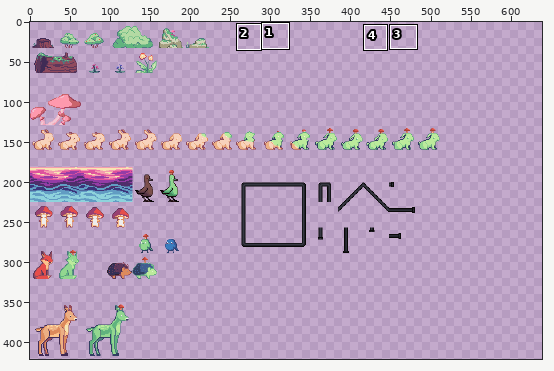
Two versions of one sprite sheet, Sprites/props/props.png. The picture above shows the old version from afar; the outline marks the close-up.
Close-up. Before the commit:
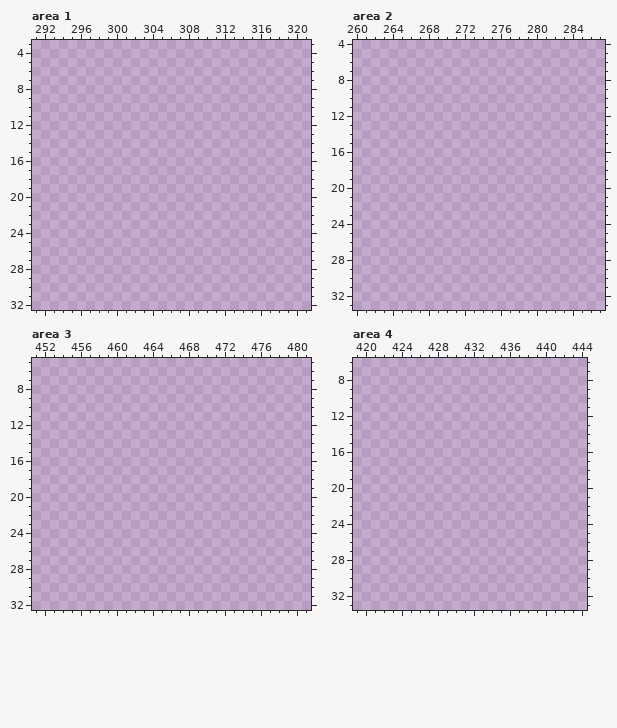
The file is 512x512 pixels. Pixels under 10% opacity are left out. Colours within 5 levels of each other are drawn and written as one. Shown: area 1: x 291..321, y 3..32; area 2: x 260..287, y 4..33; area 3: x 451..481, y 5..32; area 4: x 419..444, y 6..33. The old version is drawn lined up with the new one, on the new canvas. The wide view leaves out empty margins. The commit also changed other parts of the picture, which this record leaves out.
Palette (. is transparent): 
The result:
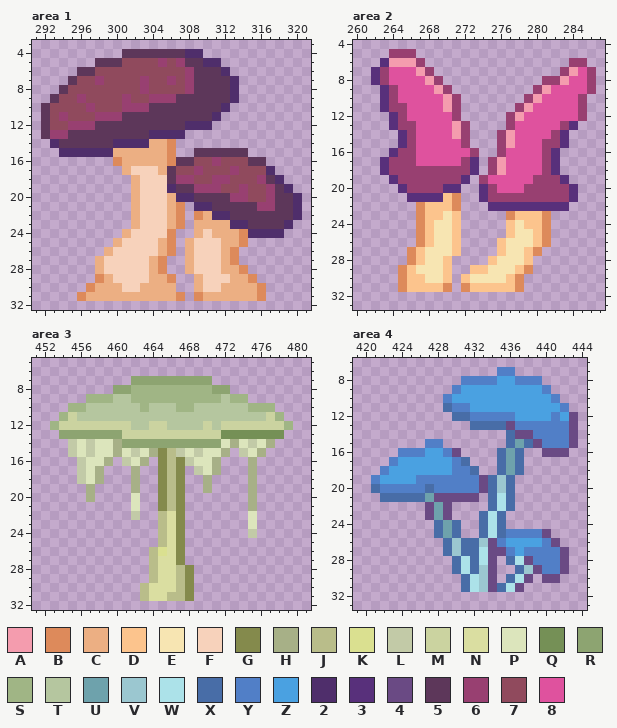
Colours new in this view: A #f49cae  B #dd8a5b  C #ecaf83  D #fcc48d  E #f7e5b2  F #f7d2bb  G #848a4c  H #a7b087  J #b9bd8a  K #dae090  L #c2caa7  M #cbd3a0  N #dadea1  P #dce5bc  Q #759056  R #8da471  S #a0b585  T #b5c69f  U #6ea2ac  V #9bc7d0  W #ace2e9  X #486da7  Y #517fc7  Z #4aa1e1  2 #4f2e6b  3 #58307b  4 #6a4a84  5 #5d375a  6 #984071  7 #904a5d  8 #df529e
Diff:
canvas 512x512 -> 1080x512
Changed rows in their new state; - is an unchanged pixel.
Area 1:
first column x 292:
 4 ---------555555522-----------
 5 ------55577776765522---------
 6 ----55777777777765552--------
 7 ---5776777767767655552-------
 8 --57777777767777655552-------
 9 -577677776776665555552-------
10 577776777666555555552--------
11 57677766655555555552---------
12 5776665555555555222----------
13 5665555555552222-------------
14 -25555552222CCB--------------
15 --222222CCCCCCB--555555------
16 --------BCCCCCB5577677755----
17 ---------CFFFC577677767772---
18 ----------CFFF5667766777652--
19 ----------CFFF25566677677652-
20 ----------CFFFC22555566776552
21 ----------CFFFCB-225555566552
22 ----------CFFFCB-BC2255555552
23 ----------CFFFCB-CCCC2255552-
24 ---------CFFFFB--CFCCCB2222--
25 --------CFFFFCB-CFFFCCB------
26 -------CFFFFFCB-CFFFCB-------
27 ------CFFFFFCB--CFFFCB-------
28 ------CFFFFFCB--CFFFCCB------
29 ------BCFFFFCCB--CFFFCCB-----
30 -----BCCCFFCCCC--CFFCCCCB----
31 ----BCCCCCCCCCCB-BCCCCCCB----
Area 2:
first column x 262:
 5 --666--------------------
 6 -3AAA6----------------66-
 7 36888A6--------------6A86
 8 368888A6-----------66A886
 9 -368888A6---------6A88886
10 -3688888A6-------6A88886-
11 -3668888A6------6A888886-
12 --36888886-----6A8888886-
13 --3668888A6----68888863--
14 ---368888A6---6A888863---
15 ---36888886---6A888663---
16 --3668888886--6888863----
17 -36668888863-6A888863----
18 -36666666663-6A888863----
19 --366666663-6888886663---
20 ---3666633--36888666663--
21 ----3333DB--36666666663--
22 -----BDDDB---333333333---
23 -----BDDED-----BDDDB-----
24 -----BDEED-----DEDDB-----
25 -----BDEED-----DEEDB-----
26 -----BDEED----DEEEDB-----
27 ----BDEEED----DEEDB------
28 ----BDEED----DEEED-------
29 ---BDEEED--DDEEEDB-------
30 ---BDDEED-DEEEEDB--------
31 ---BDDDDB-BDDDDDB--------
Area 3:
first column x 453:
 7 ---------RRRRRRRRR---------
 8 -------RRSSSSSSSSSRR-------
 9 ----SSSTTSSSSSSSSSSTSS-----
10 --SSTTTTTTSTTTSSTTTTTTSSS--
11 -SMTTTTTTTTTTTTTTTTTTTTTMS-
12 SMMMMMMMMTTMMTTTTMTMMMMMMMS
13 -RRRRRRRMMMMMMMMMMMQQQQQQQ-
14 --LPLPPHRRRRRRRRRRRPHPLPH--
15 --LPLPPHPLPHGJLPLPPH-LPH---
16 ---LPPH-LPH-GJGLPPH---H----
17 ---LPH---H--GJG-LPH---H----
18 ---LPH---H--GJG--H----H----
19 ----H----H--GJG--H----H----
20 ----H----P--GJG-------H----
21 ---------P--GJG-------H----
22 ---------L--JNG-------P----
23 ------------JNG-------P----
24 ------------JNG-------L----
25 ------------JNG------------
26 -----------JKNG------------
27 -----------JNNG------------
28 -----------JNNJG-----------
29 -----------JNNJG-----------
30 ----------JNNNJG-----------
31 ----------JNNJJG-----------
Area 4:
first column x 421:
 7 --------------YY-------
 8 ----------YYYYZZYYY----
 9 ---------YZZZZZZZZZY---
10 --------YZZZZZZZZZZZY--
11 --------XYYZZZZZZZZZZY-
12 ---------XXYYYYYZZZZYZ4
13 -----------XXXX4YYYYYY4
14 ---------------X44YYYY4
15 ------YY-------XUX4YYY4
16 ---YYYZZY4----XUX--444-
17 --YZZZZZZYX---XUX------
18 -YZZZZZZZYYX--XUX------
19 YZZZZYYYYYYY4XVX-------
20 XYYYYYXYYYYY4XVX-------
21 -XXXXXU44444-XWX-------
22 ------4U4----XWX-------
23 ------4U4---XWX--------
24 -------XUX--XWX--------
25 -------XUX--XWXYYYY4---
26 --------XVXXV4YZZZZY4--
27 --------XVXXW44YZYYYY4-
28 ---------XWXW4-XW4YYY4-
29 ---------XWXV4--XV4YY4-
30 ----------XWV4-XW4-44--
31 ----------XWV4XW4------
